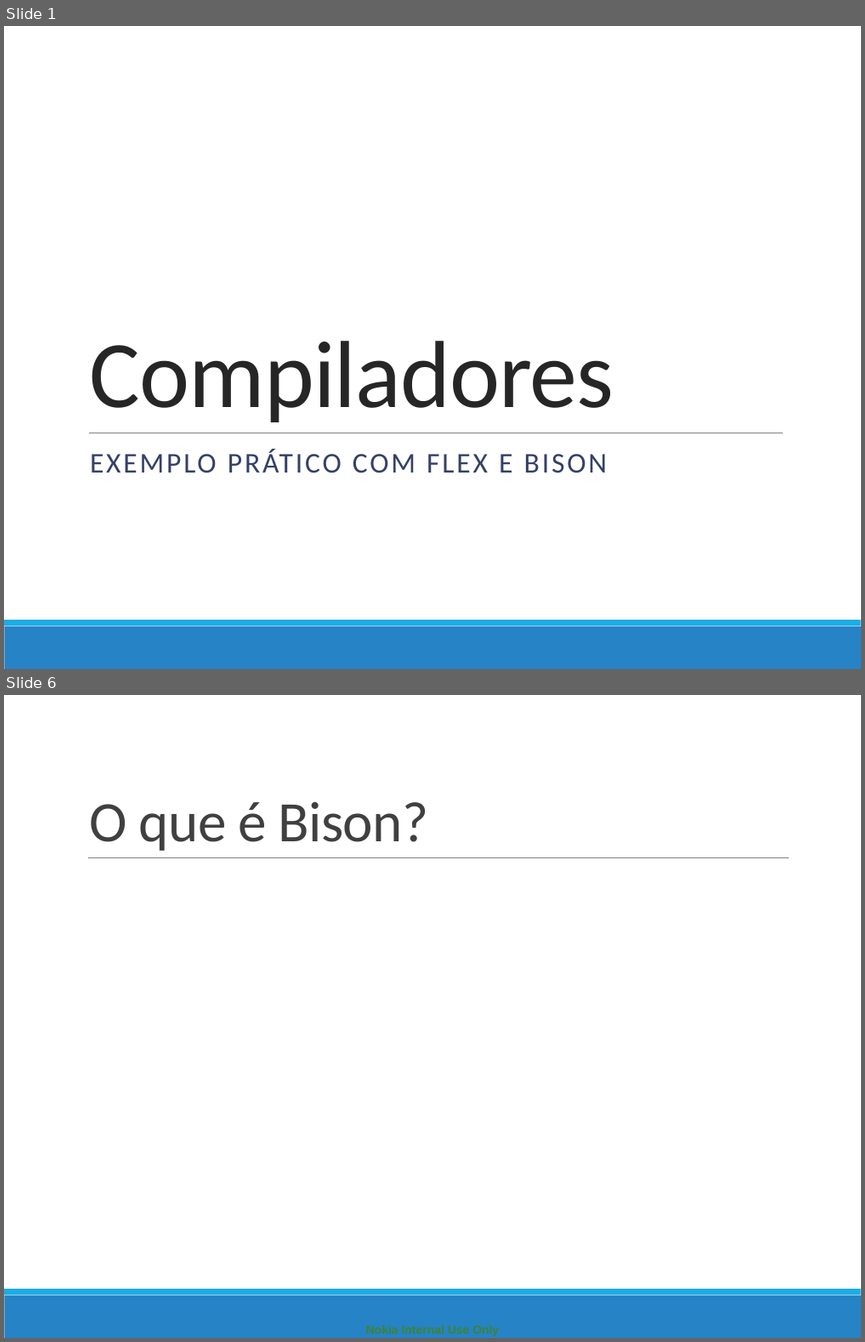
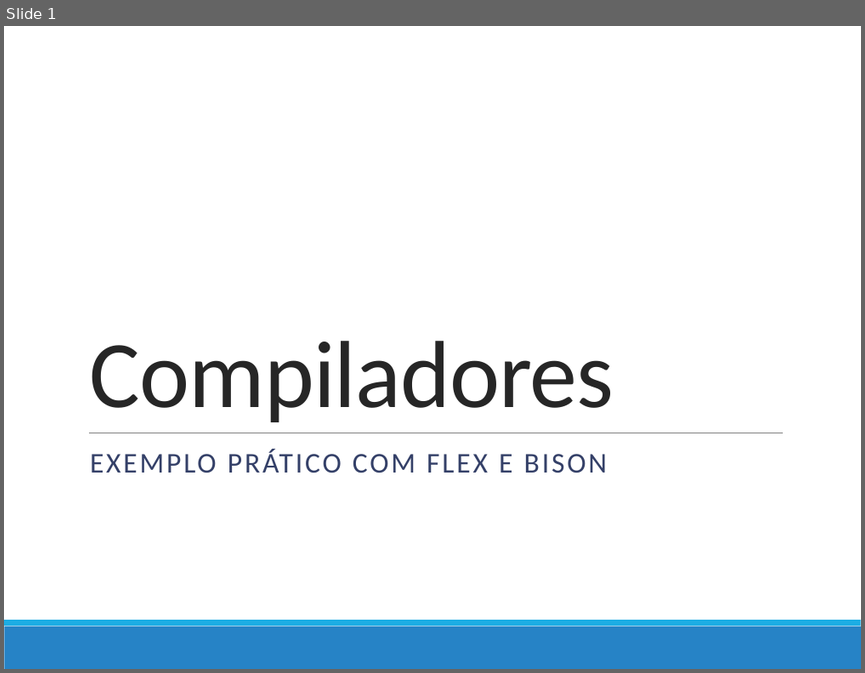
Before and after one commit to darlissonmar/compz-equipe-05-2013-1, a slide deck: trabalho-04/Apresentacao/Apresentacao_Compiladores.pptx. Shown one above the other, each under a label of ours: slides 1 and 6 before the commit, slide 1 after it; the slides between them are not shown. The pictures are 865x1342 and 865x673 pixels, drawn with LibreOffice and Linux fonts; fonts in the diff are those of the drawing. Boxes give left, top, right and bottom in pixels: in the first picture for what was removed or moved away, otherwise in the second. Text is boxed around its words. In the diff, an @@ line names an element or a change of style, - is before the commit and + after.

```diff
--- a/trabalho-04/Apresentacao/Apresentacao_Compiladores.pptx
+++ b/trabalho-04/Apresentacao/Apresentacao_Compiladores.pptx
@@ slide 6 removed at (4,695,861,1338), background #FFFFFF; not listed: 2 template elements that a slide beside it also shows @@
@@ title removed at (90,802,429,851) @@
-O que é Bison?
@@ line removed from (88, 858) to (788, 858) @@
@@ text removed at (366,1325,499,1336) @@
-Nokia Internal Use Only
```
Also in this commit, not shown: 37 slides changed, 118 slides added, 5 other slides removed.
